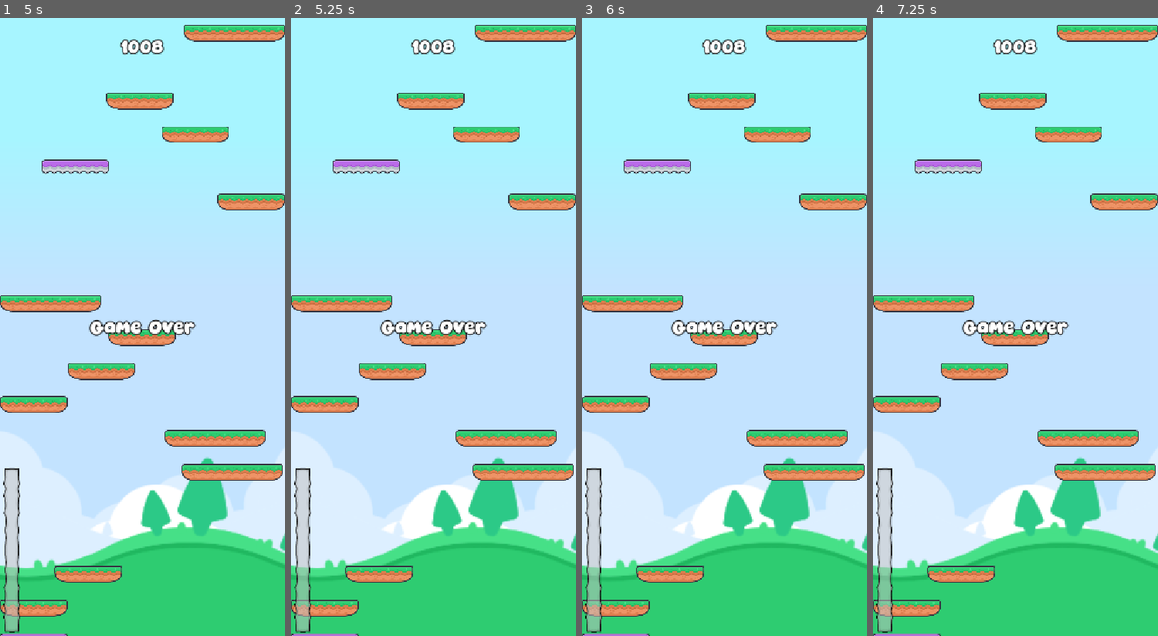
Above: before the commit, frames 1-4 (left to right).
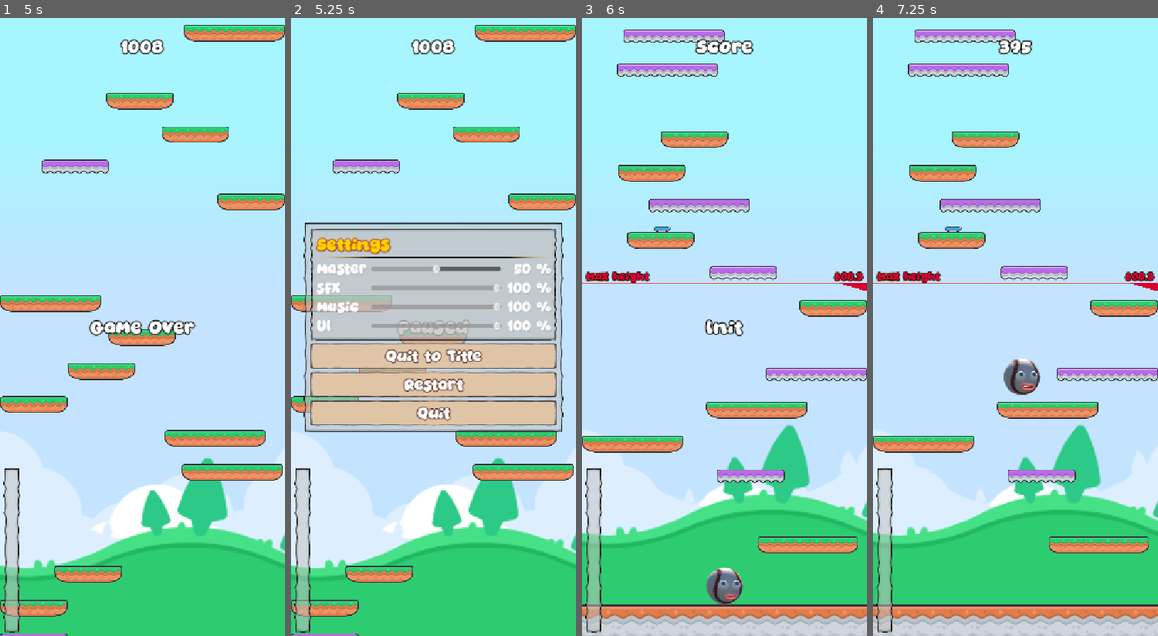
Above: after the commit, the same moments.

Repository: iRadEntertainment/incrediddodlejump
Game: Godot game, scene res://scenes/main.tscn
The game is run twice, just before and just after one commit, with the same random seed, the same clock (stepped at 60 frames per second) and the same inputs. Sound files missing from this copy of the repository are replaced by a short silence.
Inputs (mouse positions are in pixels of both pictures, inside the frame that each line leads up to):
- Up to frame 1 (5 s): click "Start" at 0.5 s; tap Enter at 1.25 s; move the mouse to (205, 296) at 1.27 s; press the mouse at (205, 296) at 1.28 s; move the mouse to (85, 357) at 2.02 s; release the mouse at (85, 357) at 2.03 s; click (85, 357) at 2.1 s; move the mouse to (171, 191) at 2.77 s; press the mouse at (171, 191) at 2.78 s; move the mouse to (128, 450) at 3.52 s; release the mouse at (128, 450) at 3.53 s; click (128, 450) at 3.6 s; move the mouse to (228, 419) at 4.27 s; press the mouse at (228, 419) at 4.28 s
- Up to frame 2 (5.25 s): move the mouse to (348, 234) at 5.02 s; release the mouse at (348, 234) at 5.03 s; click (348, 234) at 5.1 s
- Up to frame 3 (6 s): click (724, 382) at 5.75 s, where only the run after the commit has a clickable "Restart"
- Up to frame 4 (7.25 s): tap Space at 6.5 s; move the mouse to (1029, 327) at 6.52 s; press the mouse at (1029, 327) at 6.53 s

Frame 1 is identical in both runs. In frame 2, 31% of the frame differs, in the area x 4-96%, y 33-67%; in frame 3, 30%; in frame 4, 30%.

Commit message:
feat: game doesn't pause anymore on game over

Diff:
--- a/instances/platform.gd
+++ b/instances/platform.gd
@@ -122,11 +122,15 @@
 
 
 func _process(_delta: float) -> void:
+	if Mng.state != Mng.State.RUNNING:
+		return
 	if Mng.cam.bottom_height > _despawn_height:
 		queue_free()
 
 
 func _physics_process(delta: float) -> void:
+	if Mng.state != Mng.State.RUNNING:
+		return
 	velocity.x = _speed * _dir_x
 	position += velocity * delta
 
--- a/instances/player.gd
+++ b/instances/player.gd
@@ -22,6 +22,9 @@
 var velocity: Vector2
 var size_x: float
 var is_dead: bool
+var _can_input: bool:
+	get:
+		return Mng.state == Mng.State.RUNNING and not is_dead
 
 
 
@@ -37,6 +40,7 @@
 
 
 func _input(event: InputEvent) -> void:
+	if not _can_input: return
 	if event.is_action_pressed(&"shoot") and not is_dead:
 		_shoot()
 
@@ -60,12 +64,12 @@
 	velocity.y += g * delta
 
 	var x_input: float = 0.0
-	if not is_dead:
+	if _can_input:
 		x_input = get_local_mouse_position().x
 
 	velocity.x = lerpf(velocity.x, x_input, delta * side_movement_responsivness)
 
-	if velocity.y > 0 and ray_floor.is_colliding() and not is_dead:
+	if velocity.y > 0 and ray_floor.is_colliding() and _can_input:
 		var collider: StaticBody2D = ray_floor.get_collider()
 		if collider is Spring:
 			collider.activate()
--- a/scenes/game.gd
+++ b/scenes/game.gd
@@ -84,6 +84,9 @@
 
 
 func _process(_delta: float) -> void:
+	if Mng.state == Mng.State.GAME_OVER:
+		set_process(false)
+		return
 	bottom_deadzone_height = Mng.cam.bottom_height - grace_deadzone_height
 	current_height = -Mng.player.position.y
 
--- a/scripts/mng.gd
+++ b/scripts/mng.gd
@@ -77,6 +77,11 @@
 	height_previous_run = user_file.get_value("Stats", "height_previous_run", 0.0)
 
 	print("Mng: user file loaded.")
+	print("game_seed", game_seed)
+	print("score_personal_best", score_personal_best)
+	print("score_previous_run", score_previous_run)
+	print("height_personal_best", height_personal_best)
+	print("height_previous_run", height_previous_run)
 
 
 func save_user_file() -> void:
@@ -101,6 +106,9 @@
 
 
 func go_to_title() -> void:
+	if game:
+		if state != State.GAME_OVER:
+			state = State.GAME_OVER
 	get_tree().change_scene_to_file("res://scenes/main.tscn")
 
 
@@ -113,12 +121,14 @@
 		randomize()
 		rng.seed = randi()
 
-	get_tree().paused = false
 	state = State.INIT
 	get_tree().change_scene_to_file("res://scenes/game.tscn")
 
 
 func restart() -> void:
+	if game:
+		if state != State.GAME_OVER:
+			state = State.GAME_OVER
 	save_user_file()
 	rng.seed = hash(game_seed)
 	state = State.INIT
@@ -127,6 +137,9 @@
 
 
 func quit() -> void:
+	if game:
+		if state != State.GAME_OVER:
+			state = State.GAME_OVER
 	save_user_file()
 	if not OS.has_feature("web"):
 		get_tree().quit()
@@ -139,14 +152,17 @@
 	state = new_state
 	set_process(state == State.RUNNING)
 
-	get_tree().paused = not state in [State.RUNNING, State.INIT]
-	match state:
-		State.INIT: pass
-		State.RUNNING: Aud.play_go()
+	match new_state:
+		State.INIT:
+			if is_instance_valid(game):
+				score_previous_run = game.score
+				height_previous_run = game.max_height
+		State.RUNNING:
+			Aud.play_go()
 		State.GAME_OVER:
-			is_new_score_pb = score_personal_best < Mng.game.score
-			score_personal_best = max(score_personal_best, Mng.game.score)
-			height_personal_best = max(height_personal_best, Mng.game.max_height)
+			is_new_score_pb = score_personal_best < game.score
+			score_personal_best = max(score_personal_best, game.score)
+			height_personal_best = max(height_personal_best, game.max_height)
 			save_user_file()
 
 	state_updated.emit(state)
